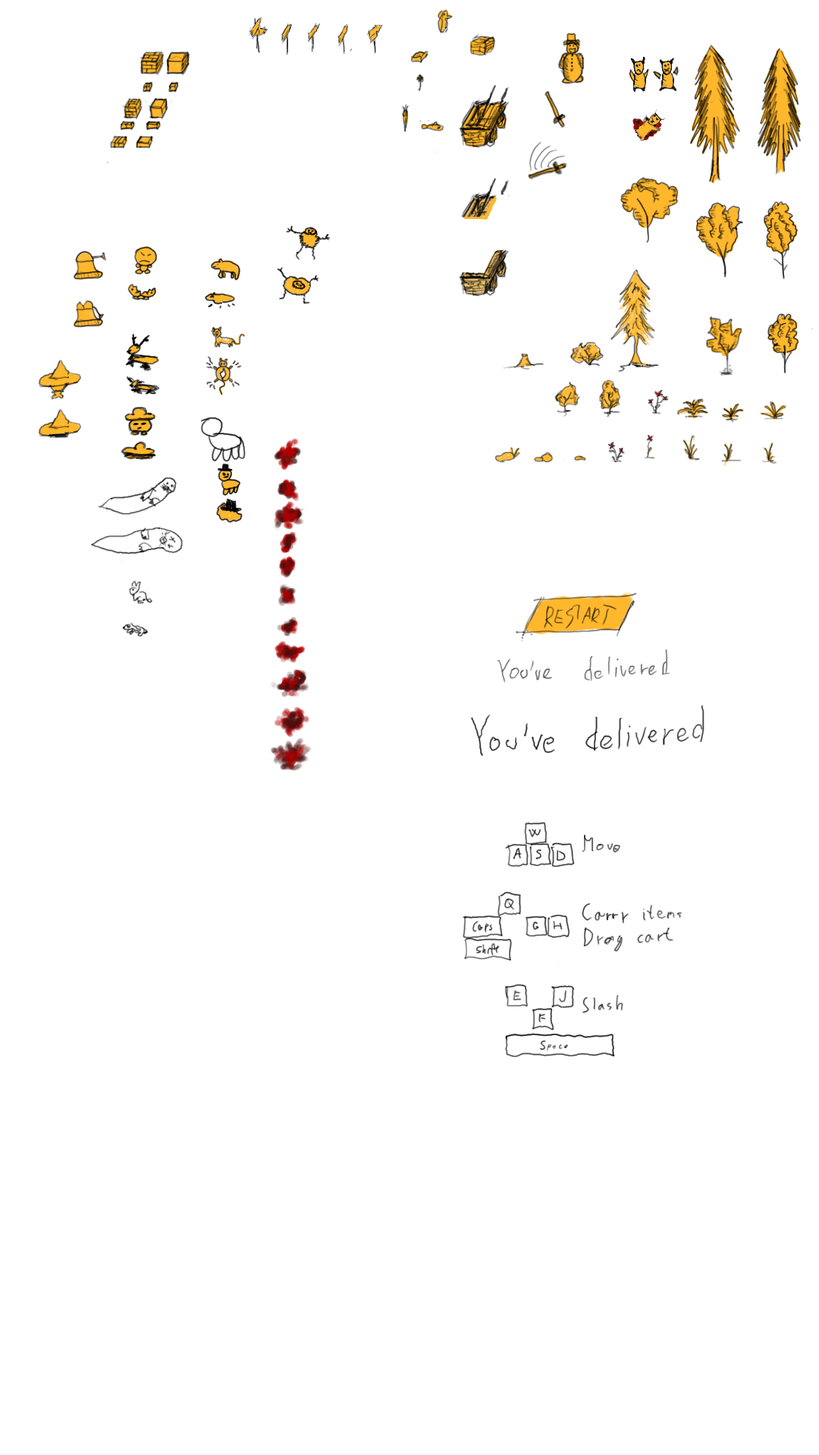
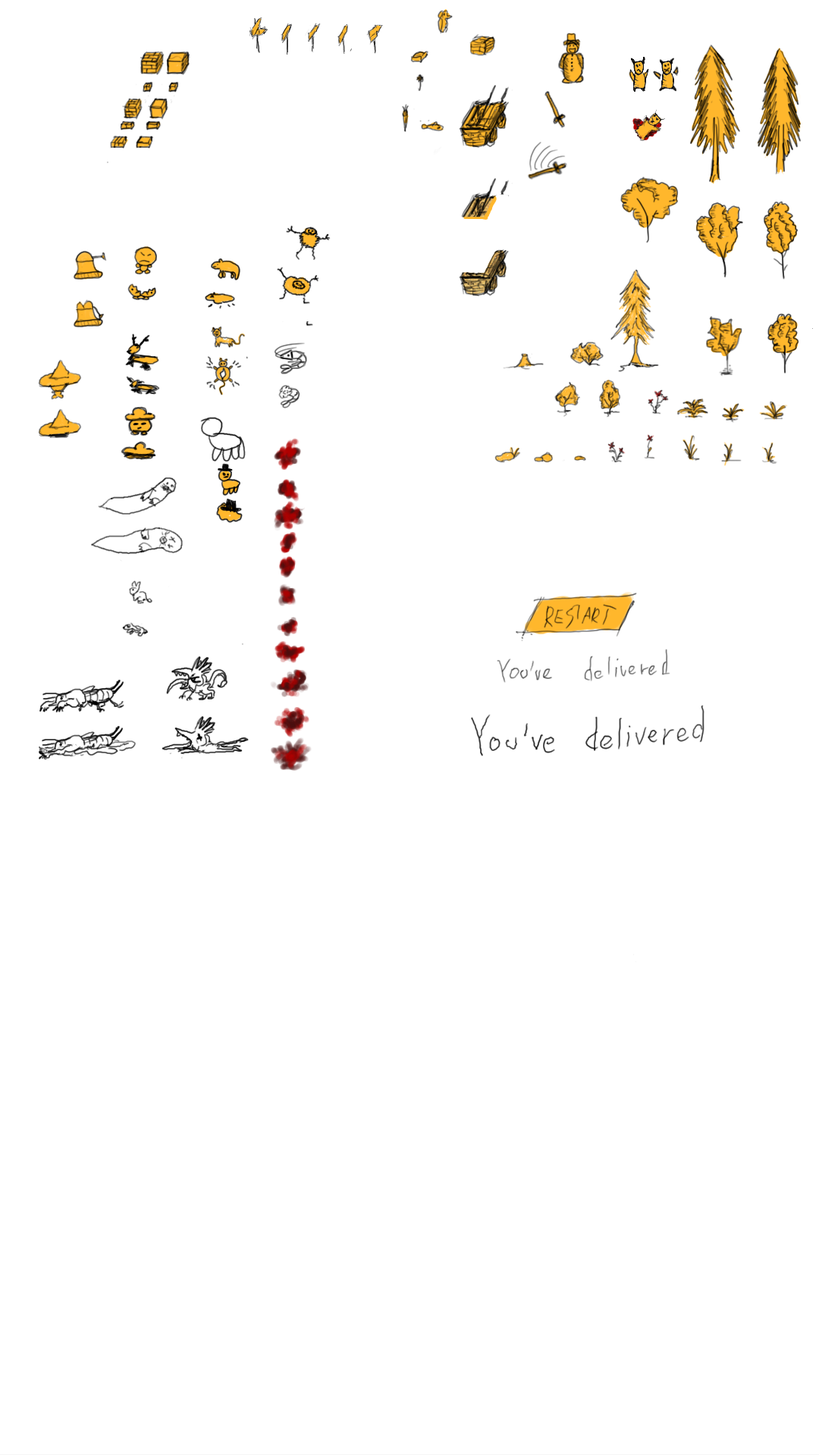
Revision of a layered 819 × 1455 image; what changed, layer by layer:
hid group "key hints" (2 layers) over [462, 820, 682, 1058]
added layer "Layer 22" in group "black lines" over [246, 321, 314, 409]
added layer "Layer 21" in group "black lines" over [38, 642, 249, 761]
